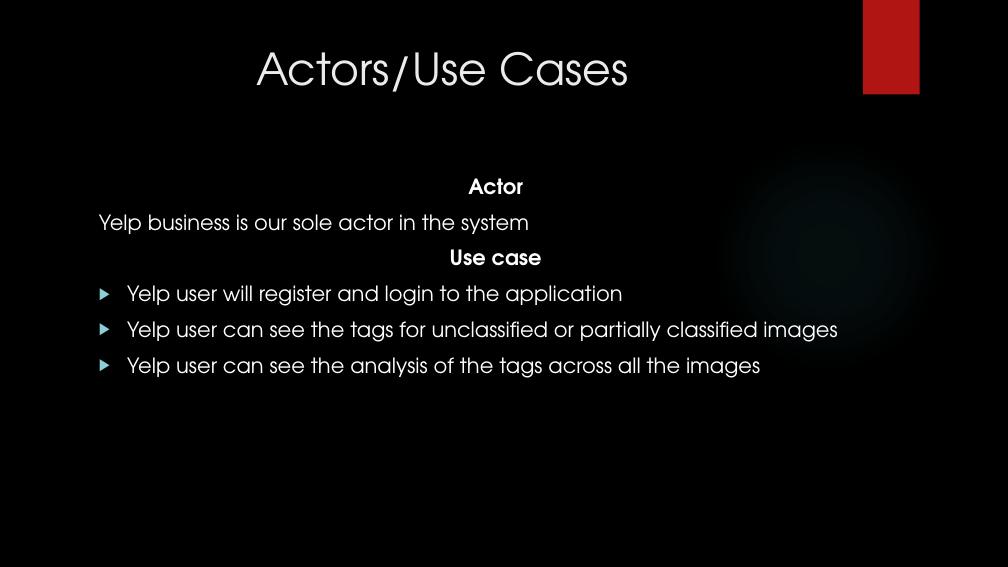
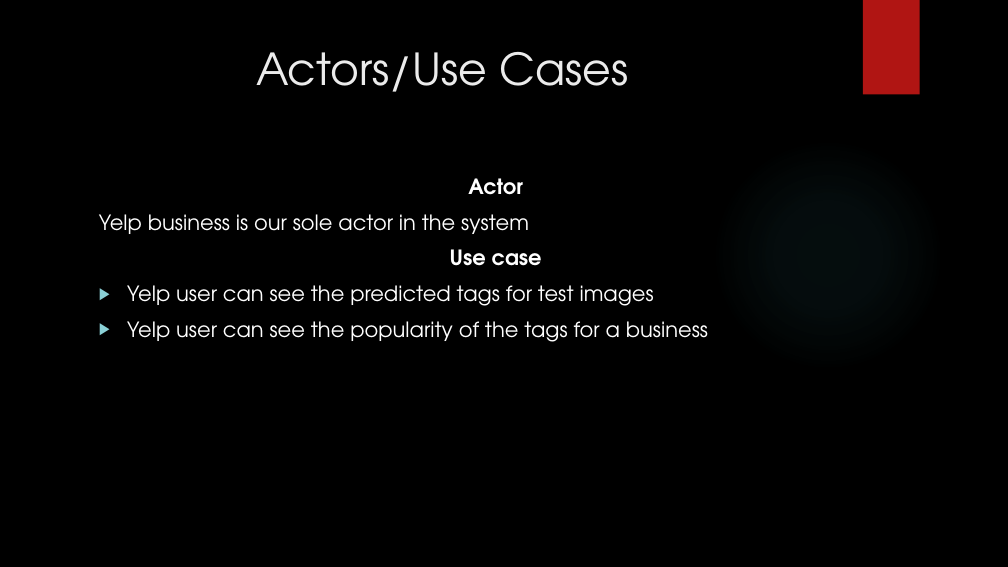
Before and after one commit to kartikmehta09/ImageClassifierUsingScalaAndDeepLearning, a slide deck: slide 4 of Yelp_Image_Classification_Project_Planning.pptx. Drawn at 1008x567 pixels with LibreOffice and Linux fonts; fonts in the diff are those of the drawing; background and template pictures are left out. Boxes give left, top, right and bottom in pixels: in the first picture for what was removed or moved away, otherwise in the second. Text is boxed around its words. In the diff, an @@ line names an element or a change of style, - is before the commit and + after.

```diff
--- a/Yelp_Image_Classification_Project_Planning.pptx
+++ b/Yelp_Image_Classification_Project_Planning.pptx
@@ text at <box>127,285,708,342</box>: text changed @@
-▶ Yelp user will register and login to the application
-▶ Yelp user can see the tags for unclassified or partially classified images
-▶ Yelp user can see the analysis of the tags across all the images
+▶ Yelp user can see the predicted tags for test images
+▶ Yelp user can see the popularity of the tags for a business
```
Also in this commit, not shown: 5 other slides changed.
